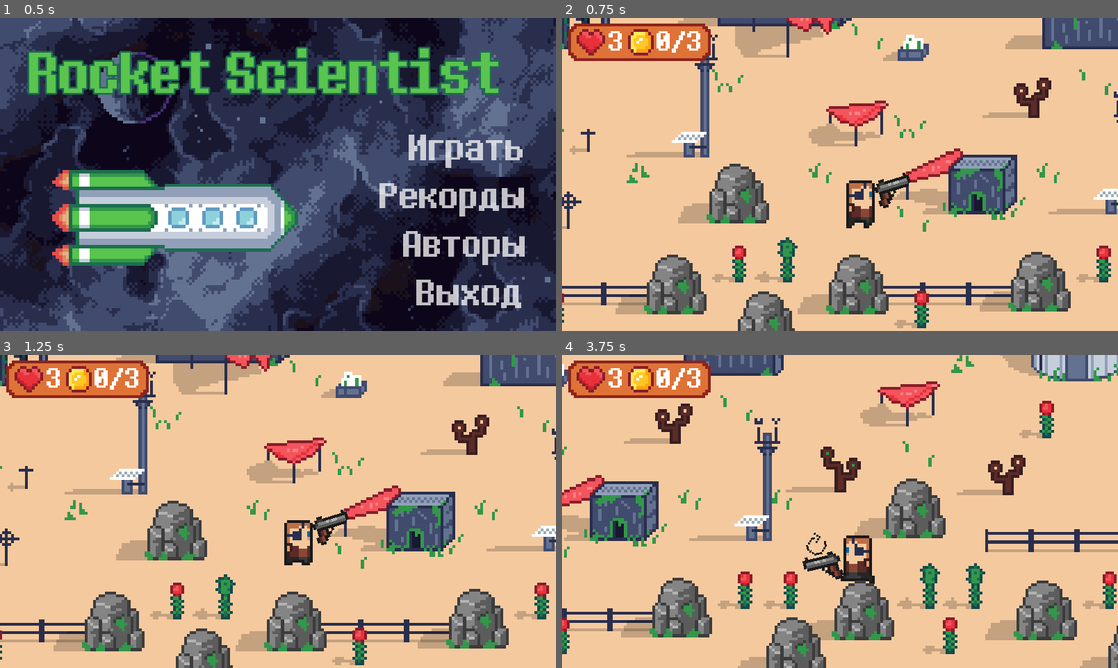
Above: before the commit, frames 1-4 (two rows, left to right).
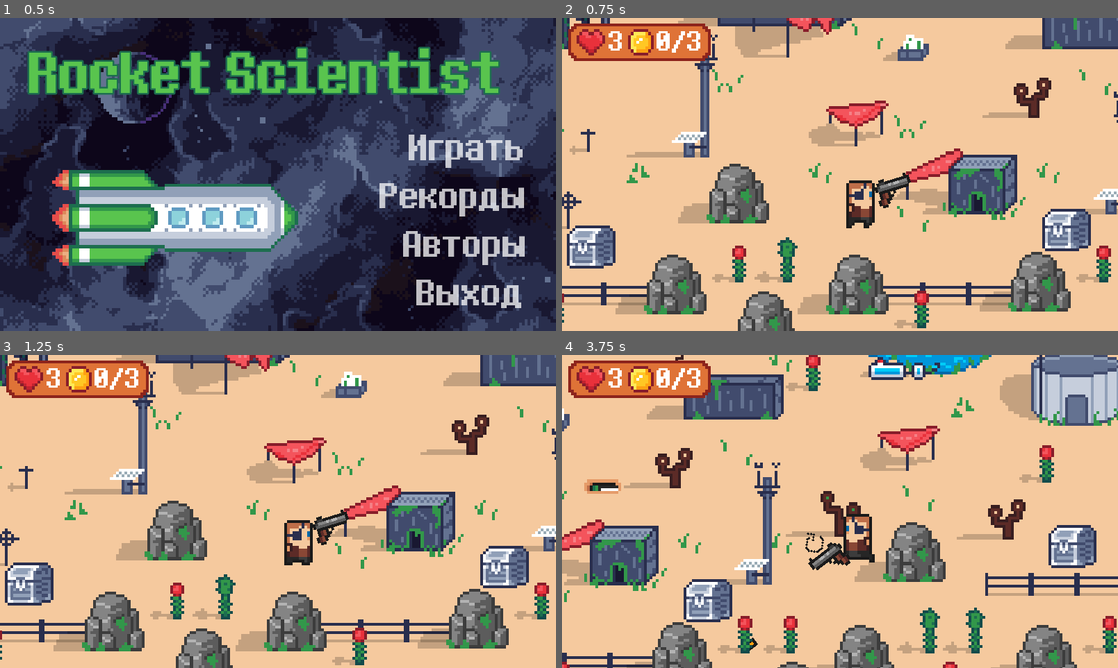
Above: after the commit, the same moments.

Repository: Sc222/rocket-scientist
Game: Godot game, scene res://MainMenu/MainMenu.tscn
Two runs of this game, one before a commit and one after it. Both use one fixed random seed, a clock stepped at 60 frames per second and the inputs below.
Inputs (mouse positions are in pixels of both pictures, inside the frame that each line leads up to):
- Up to frame 1 (0.5 s): no input
- Up to frame 2 (0.75 s): click "Играть" at 0.5 s
- Up to frame 3 (1.25 s): no input
- Up to frame 4 (3.75 s): tap Enter at 1.25 s; move the mouse to (962, 495) at 1.27 s; hold D (player_right) 1.28-2.03 s; click (962, 495) at 1.35 s; move the mouse to (728, 527) at 2.02 s; hold Down (player_down) 2.03-2.78 s; tap E (player_action) at 2.1 s; click (728, 527) at 2.3 s; move the mouse to (895, 442) at 2.77 s; hold D (player_right) 2.78-3.53 s; click (895, 442) at 2.85 s; move the mouse to (812, 574) at 3.52 s; hold W (player_up) from 3.53 s (still down); click (812, 574) at 3.6 s

Frame 1 is identical in both runs. In frame 2, 2.3% of the frame differs, in the area x 0-96%, y 60-81%; in frame 3, 2.3%; in frame 4, 44%, in the area x 0-100%, y 0-100%.

Commit message:
stage resources: fix global position error

Diff:
--- a/StageResources/Monster.gd
+++ b/StageResources/Monster.gd
@@ -24,6 +24,7 @@
 	self.player = player
 	self.navigation = navigation
 	randomize()
+	#speed is a bit different for multiple monsters movement look nicer
 	speed = speed + randi()%3*0.1
 
 func _ready():
@@ -124,8 +125,8 @@
 	print("monster die")
 	$Dagger.visible=false
 	$DaggerAnimationPlayer.stop()
-	$Dagger/DaggerHitbox.set_disabled(true)
-	$Sprite.play("die")
+	$Dagger/DaggerHitbox.set_deferred("set_disabled",true)
+	$Sprite.play("die") #queue free dagger on animation end
 	emit_signal("die")
 
 
--- a/StageResources/Player.gd
+++ b/StageResources/Player.gd
@@ -49,12 +49,13 @@
 	$Pistol/Animation.play("shoot")
 	$Pistol/Animation.frame=0
 	var bullet = Bullet.instance()
+	get_parent().add_child(bullet)
 	#bullet is added as child of map to make it y-sortable
-	bullet.global_position.x=$Pistol/BulletSpawner.global_position.x/5
-	bullet.global_position.y=$Pistol/BulletSpawner.global_position.y/5
+	bullet.global_position.x=$Pistol/BulletSpawner.global_position.x
+	bullet.global_position.y=$Pistol/BulletSpawner.global_position.y
 	bullet.global_rotation=$Pistol/BulletSpawner.global_rotation
 	#PLAYER MUST BE CHILD OF "MAP" NODE
-	get_parent().add_child(bullet)
+
 
 
 func update_animation(is_moving):
--- a/StageResources/StageResouces.gd
+++ b/StageResources/StageResouces.gd
@@ -78,9 +78,9 @@
 	chest.correct_answer = chest_info.answer
 	chest.connect("send_answer",self,"_on_Chest_send_answer")
 	chest.answer_variants = chest_info.answer_variants
-	chest.global_position.x=spawner.global_position.x/5
-	chest.global_position.y=spawner.global_position.y/5
 	$Map/Chests.add_child(chest)
+	chest.global_position.x=spawner.global_position.x
+	chest.global_position.y=spawner.global_position.y
 
 
 #update bullets amount
@@ -129,10 +129,11 @@
 	var monster = Monster.instance()
 	monster.init($Map/Player, $Navigation2D)
 	monsters_on_map+=1
-	monster.global_position.x=spawner.global_position.x/5
-	monster.global_position.y=spawner.global_position.y/5
 	monster.connect("die",self,"_on_Monster_die")
 	$Map/Monsters.add_child(monster)
+	monster.global_position.x=spawner.global_position.x
+	monster.global_position.y=spawner.global_position.y
+
 
 func _on_Monster_die():
 	monsters_on_map-=1
